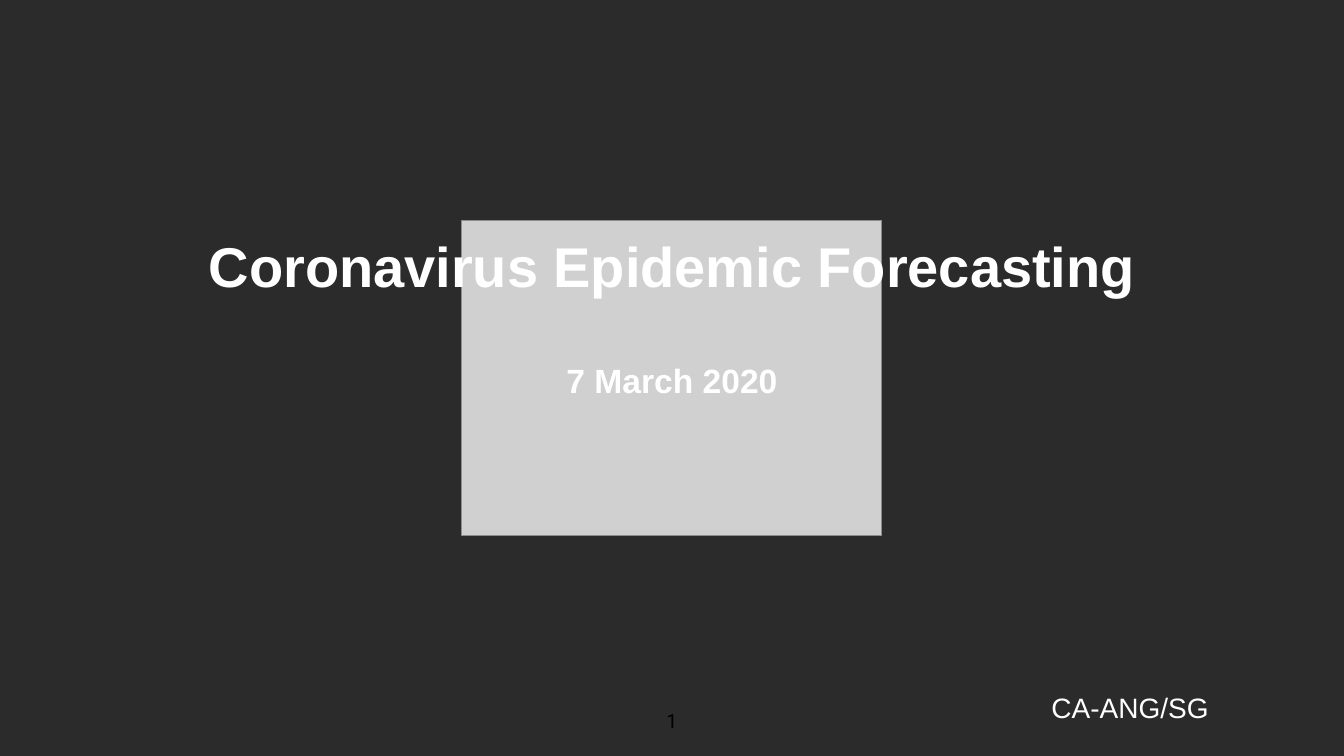
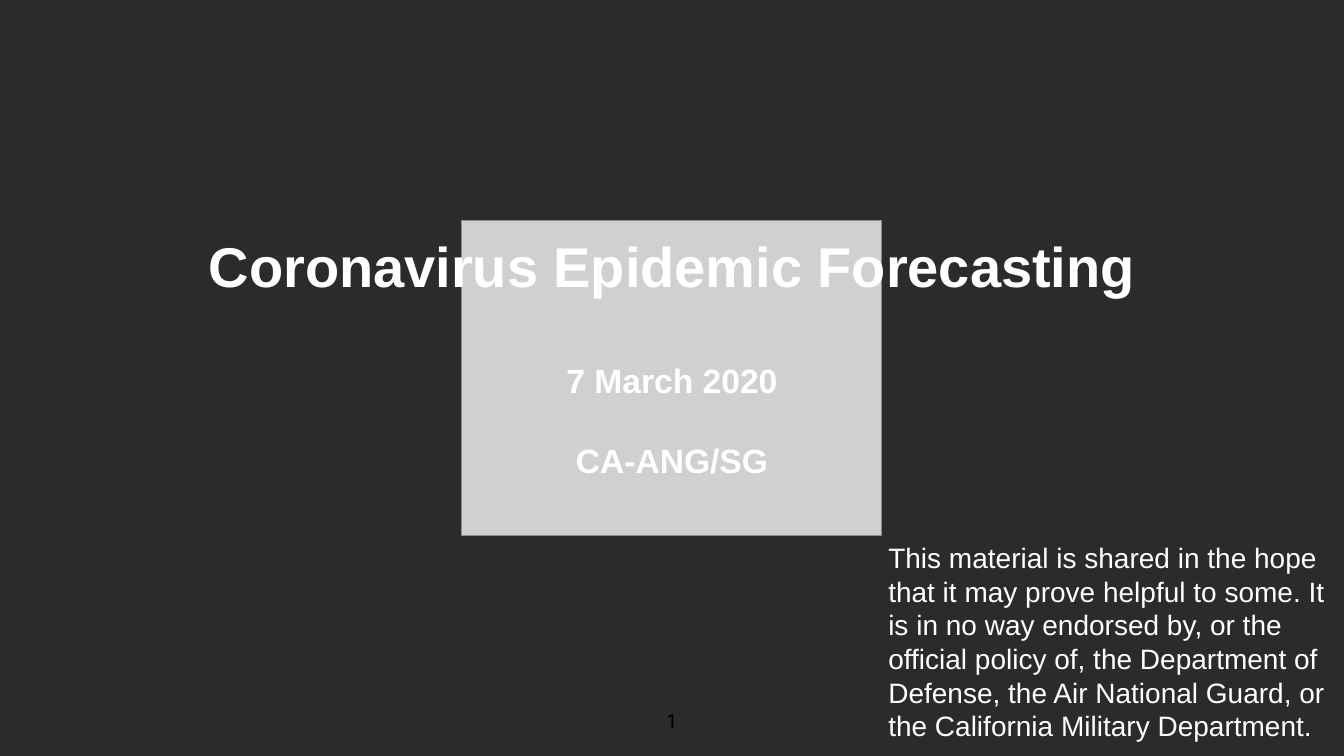
Before and after one commit to coronacurves/products, a slide deck: slide 1 of math01-basic.ppt. Drawn at 1344x756 pixels with LibreOffice and Linux fonts; fonts in the diff are those of the drawing; grey boxes stand for pictures; background and template pictures are left out; a plain dark background stands for a picture behind light text. Boxes give left, top, right and bottom in pixels: in the first picture for what was removed or moved away, otherwise in the second. Text is boxed around its words. In the diff, an @@ line names an element or a change of style, - is before the commit and + after.

```diff
--- a/math01-basic.ppt
+++ b/math01-basic.ppt
@@ text at (x1=576, y1=449, x2=768, y2=473): paragraph added @@
+CA-ANG/SG
@@ text at (x1=888, y1=547, x2=1325, y2=741): text changed @@
-CA-ANG/SG
+This material is shared in the hope that it may prove helpful to some. It is in no way endorsed by, or the official policy of, the Department of Defense, the Air National Guard, or the California Military Department.
```
Also in this commit, not shown: 1 other file.
